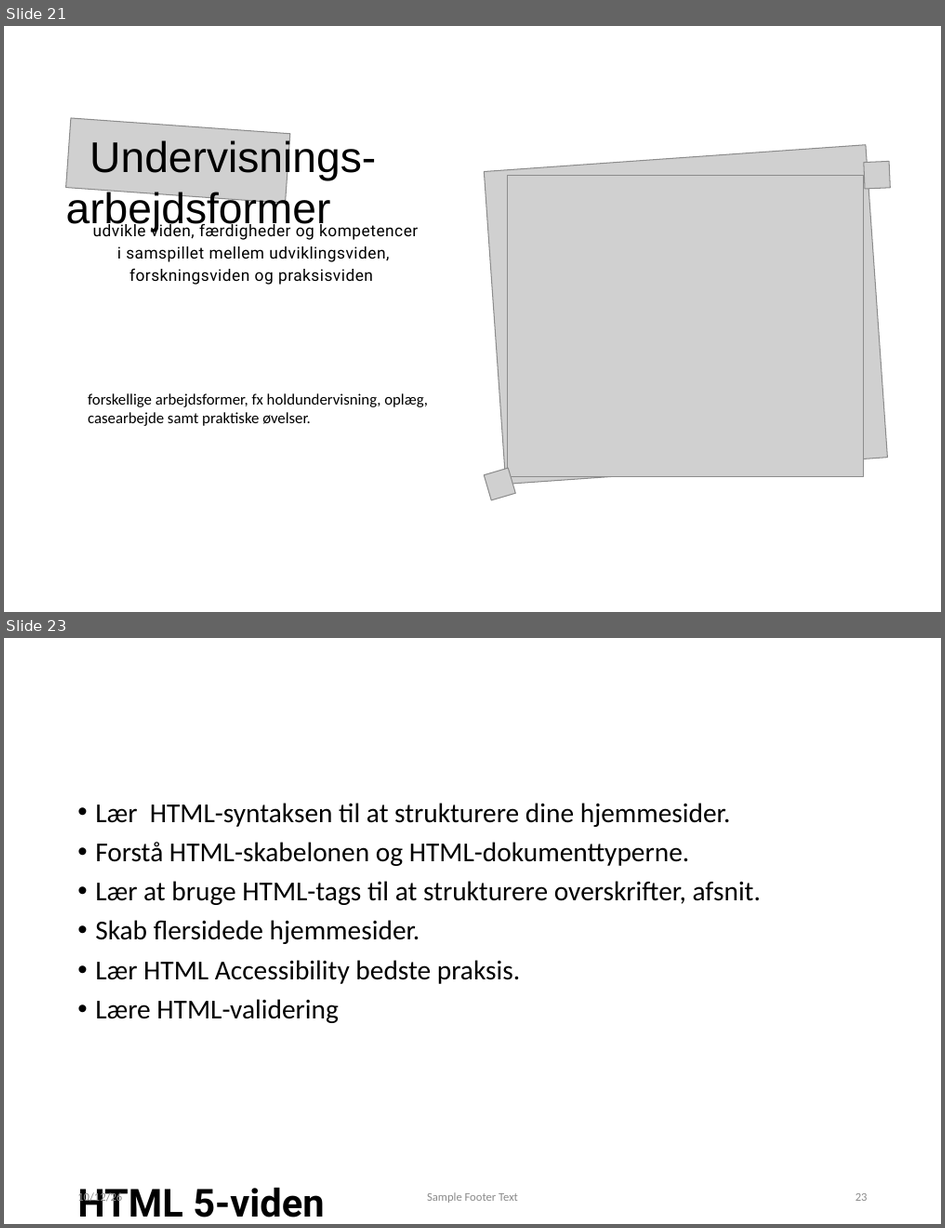
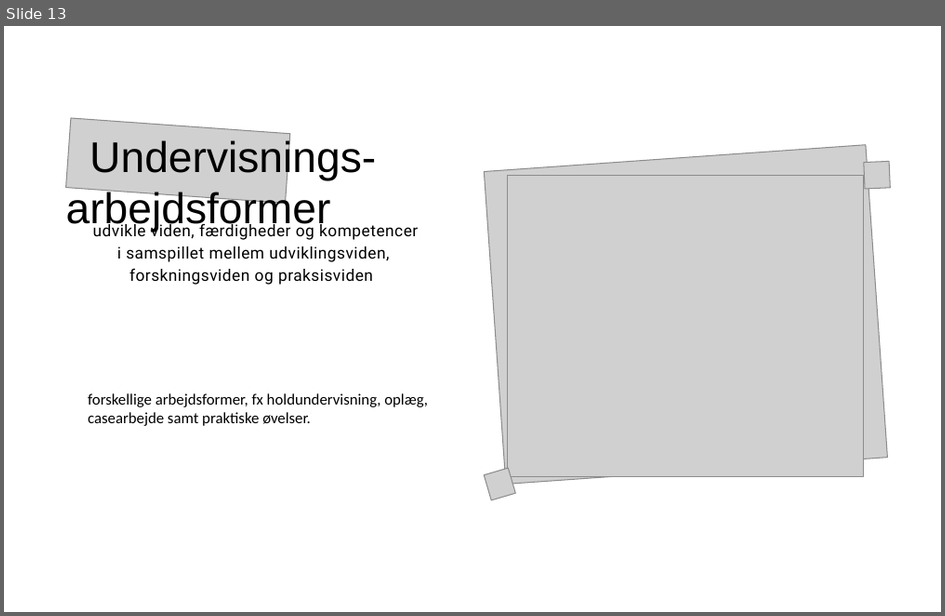
Before and after one commit to xiaoleibi/DMU26, a slide deck: UX valgfag2026.pptx. Shown one above the other, each under a label of ours: slides 21 and 23 before the commit, slide 13 after it; the slides between them are not shown. The pictures are 945x1228 and 945x616 pixels, drawn with LibreOffice and Linux fonts; fonts in the diff are those of the drawing; grey boxes stand for pictures. Boxes give left, top, right and bottom in pixels: in the first picture for what was removed or moved away, otherwise in the second. Text is boxed around its words. In the diff, an @@ line names an element or a change of style, - is before the commit and + after.

```diff
--- a/UX valgfag2026.pptx
+++ b/UX valgfag2026.pptx
@@ slide 23 removed at box(4, 638, 941, 1224), background #FFFFFF @@
@@ text removed at box(95, 803, 761, 1023) @@
-• Lær HTML-syntaksen til at strukturere dine hjemmesider.
-• Forstå HTML-skabelonen og HTML-dokumenttyperne.
-• Lær at bruge HTML-tags til at strukturere overskrifter, afsnit.
-• Skab flersidede hjemmesider.
-• Lær HTML Accessibility bedste praksis.
-• Lære HTML-validering
@@ title removed at box(77, 1187, 324, 1217) @@
-HTML 5-viden
@@ text removed at box(77, 1191, 122, 1204) @@
-10/12/26
@@ text removed at box(427, 1192, 518, 1203) @@
-Sample Footer Text
@@ page number removed at box(856, 1193, 868, 1201) @@
-23
@@ what was slide 21 is now slide 13 @@
```
Also in this commit, not shown: 4 slides changed, 1 slide added, 12 other slides removed.
